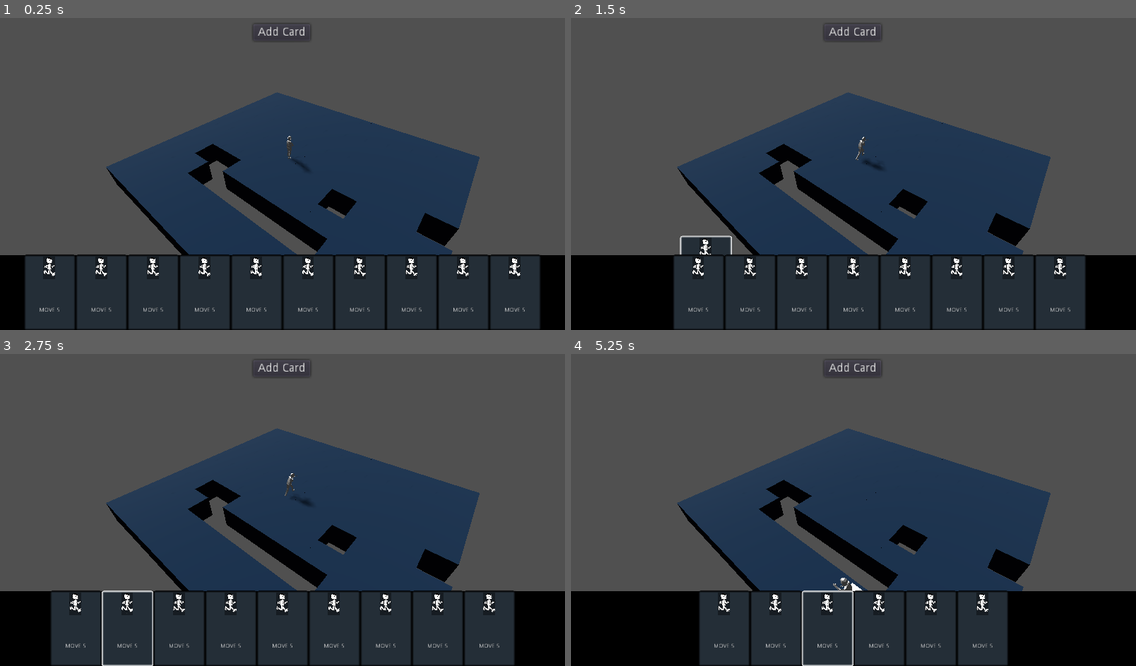
Above: before the commit, frames 1-4 (two rows, left to right).
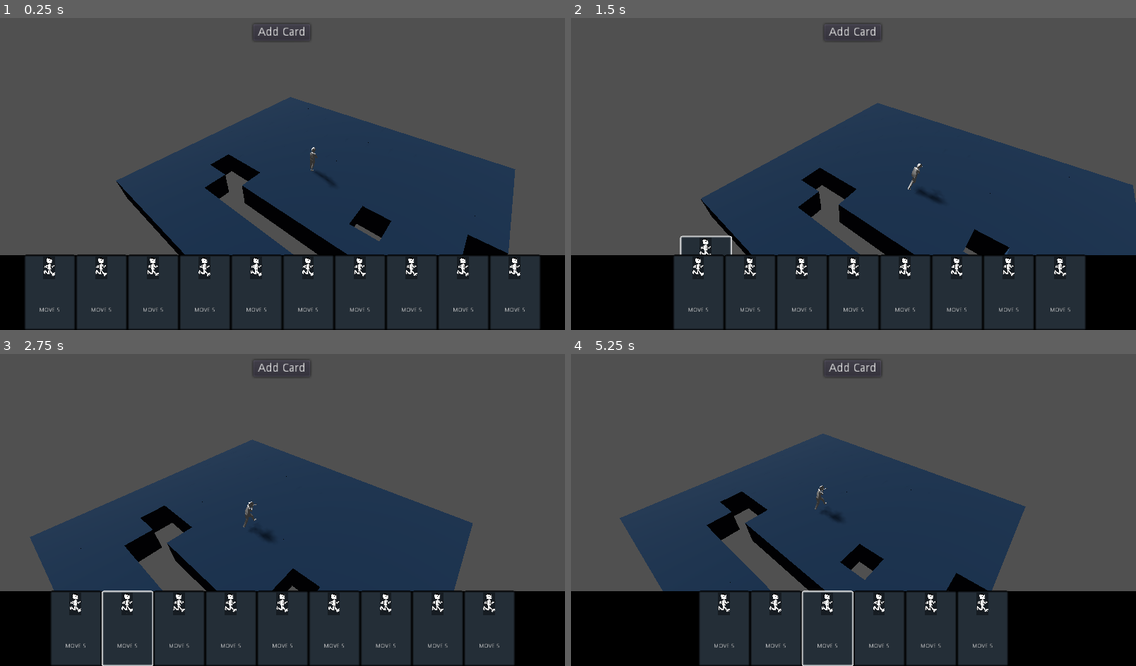
Above: after the commit, the same moments.

Repository: richardbonneau/space-rogue
Game: Godot game, scene res://Main/Main.tscn
The game is run twice, just before and just after one commit, with the same random seed, the same clock (stepped at 60 frames per second) and the same inputs.
Inputs (mouse positions are in pixels of both pictures, inside the frame that each line leads up to):
- Up to frame 1 (0.25 s): no input
- Up to frame 2 (1.5 s): drag from (621, 292) to (910, 102) at 0.52 s; drag from (644, 292) to (825, 236) at 1.27 s
- Up to frame 3 (2.75 s): move the mouse to (129, 628) at 2.02 s; hold D (right, bound only after the commit) from 2.03 s (still down); click (129, 628) at 2.17 s
- Up to frame 4 (5.25 s): release D (right, bound only after the commit) at 2.75 s; drag from (751, 628) to (684, 460) at 2.77 s; drag from (774, 628) to (881, 506) at 3.52 s; drag from (802, 628) to (768, 428) at 4.27 s; move the mouse to (825, 628) at 5.02 s; hold S (down, bound only after the commit) from 5.03 s (still down); click (825, 628) at 5.17 s

The runs differ from the first frame. In frame 1, 7.1% of the frame differs, in the area x 18-92%, y 23-77%; in frame 2, 12%; in frame 3, 12%; in frame 4, 13%, in the area x 8-85%, y 23-77%.
Error in both runs: Invalid call. Nonexistent function 'get_global_transform' in base 'Nil'. (res://Level/Scripts/GameBoard.gd:33)

Commit message:
camera movements

Diff:
--- a/Level/GameBoard.tscn
+++ b/Level/GameBoard.tscn
@@ -1,10 +1,11 @@
-[gd_scene load_steps=9 format=2]
+[gd_scene load_steps=10 format=2]
 
 [ext_resource path="res://Level/Tile.tscn" type="PackedScene" id=1]
 [ext_resource path="res://Entities/Player.tscn" type="PackedScene" id=2]
 [ext_resource path="res://Level/Scripts/GameBoard.gd" type="Script" id=3]
 [ext_resource path="res://Level/Scripts/Camera.gd" type="Script" id=4]
 [ext_resource path="res://Level/Scripts/Pathfinder.gd" type="Script" id=5]
+[ext_resource path="res://Level/Scripts/CameraHolder.gd" type="Script" id=6]
 
 [sub_resource type="Environment" id=1]
 ambient_light_color = Color( 0.305882, 0.305882, 0.305882, 1 )
@@ -27,8 +28,12 @@
 [node name="Pathfinder" type="Node" parent="."]
 script = ExtResource( 5 )
 
-[node name="Camera" type="Camera" parent="."]
+[node name="CameraHolder" type="Spatial" parent="."]
 transform = Transform( 0.766044, -0.413176, 0.492404, 0, 0.766044, 0.642788, -0.642788, -0.492404, 0.586824, 11, 6, 6.4075 )
+script = ExtResource( 6 )
+
+[node name="Camera" type="Camera" parent="CameraHolder"]
+transform = Transform( 1, 0, 0, 0, 1, 0, -2.98023e-08, -2.98023e-08, 1, 0, 0, 0 )
 environment = SubResource( 1 )
 current = true
 size = 20.0
--- a/Level/Scripts/Camera.gd
+++ b/Level/Scripts/Camera.gd
@@ -7,6 +7,8 @@
 
 func _ready():
 	pass
+
+
 
 func clear_highlighted_path():
 	for tile in path:
--- /dev/null
+++ b/Level/Scripts/CameraHolder.gd
@@ -0,0 +1,35 @@
+extends Spatial
+
+
+# Declare member variables here. Examples:
+# var a = 2
+# var b = "text"
+
+
+# Called when the node enters the scene tree for the first time.
+func _ready():
+	pass # Replace with function body.
+
+
+func _process(delta):
+	camera_movement(delta)
+
+
+func camera_movement(var delta):
+	var screen_edge_threshold = 10
+	var screen_scroll_speed = 5
+	var mouse_pos = get_viewport().get_mouse_position()
+	var screen_size = get_viewport().size
+	var move_vec = Vector3()
+
+	if mouse_pos.x < screen_edge_threshold or Input.is_action_pressed("left"):
+		move_vec.z -= 1
+	if mouse_pos.y < screen_edge_threshold or Input.is_action_pressed("up"):
+		move_vec.x += 1
+	if mouse_pos.x > screen_size.x - screen_edge_threshold or Input.is_action_pressed("right"):
+		move_vec.z += 1
+	if mouse_pos.y > screen_size.y - screen_edge_threshold or Input.is_action_pressed("down"):
+		move_vec.x -= 1
+
+	move_vec = move_vec.rotated(Vector3(0,1,0),rotation_degrees.y).normalized()
+	global_translate(move_vec * delta * screen_scroll_speed)
--- a/Level/Scripts/GameBoard.gd
+++ b/Level/Scripts/GameBoard.gd
@@ -23,10 +23,10 @@
 
 func play_card(var card_attributes):
 	if card_attributes.type == "move":
-		$Camera.player_select_tile_for_movement = true
+		$CameraHolder/Camera.player_select_tile_for_movement = true
 
 func start_moving_entity(destTile):
-	$Camera.player_select_tile_for_movement = false
+	$CameraHolder/Camera.player_select_tile_for_movement = false
 	moving_entity.get_node("AnimationPlayer").play("Rifle Run")
 	destination_tile = destTile
 	var entity_tile = moving_entity.get_current_tile()
@@ -57,8 +57,8 @@
 
 
 func _done_moving():
-	$Camera.player_select_tile_for_movement = false
-	$Camera.clear_highlighted_path()
+	$CameraHolder/Camera.player_select_tile_for_movement = false
+	$CameraHolder/Camera.clear_highlighted_path()
 	moving_entity.get_node("AnimationPlayer").play("Rifle Idle")
 	moving_entity.set_rotation(last_entity_rotation)
 	entity_is_moving = false
--- a/Main/Main.tscn
+++ b/Main/Main.tscn
@@ -1,6 +1,6 @@
 [gd_scene load_steps=5 format=2]
 
-[ext_resource path="res://Main.gd" type="Script" id=1]
+[ext_resource path="res://Main/Scripts/Main.gd" type="Script" id=1]
 [ext_resource path="res://UI/Hand.tscn" type="PackedScene" id=2]
 [ext_resource path="res://Level/GameBoard.tscn" type="PackedScene" id=3]
 [ext_resource path="res://UI/Debug.tscn" type="PackedScene" id=4]
--- a/project.godot
+++ b/project.godot
@@ -27,6 +27,33 @@
 window/stretch/mode="viewport"
 window/stretch/aspect="expand"
 
+[input]
+
+left={
+"deadzone": 0.5,
+"events": [ Object(InputEventKey,"resource_local_to_scene":false,"resource_name":"","device":0,"alt":false,"shift":false,"control":false,"meta":false,"command":false,"pressed":false,"scancode":65,"unicode":0,"echo":false,"script":null)
+, Object(InputEventKey,"resource_local_to_scene":false,"resource_name":"","device":0,"alt":false,"shift":false,"control":false,"meta":false,"command":false,"pressed":false,"scancode":16777231,"unicode":0,"echo":false,"script":null)
+ ]
+}
+right={
+"deadzone": 0.5,
+"events": [ Object(InputEventKey,"resource_local_to_scene":false,"resource_name":"","device":0,"alt":false,"shift":false,"control":false,"meta":false,"command":false,"pressed":false,"scancode":68,"unicode":0,"echo":false,"script":null)
+, Object(InputEventKey,"resource_local_to_scene":false,"resource_name":"","device":0,"alt":false,"shift":false,"control":false,"meta":false,"command":false,"pressed":false,"scancode":16777233,"unicode":0,"echo":false,"script":null)
+ ]
+}
+up={
+"deadzone": 0.5,
+"events": [ Object(InputEventKey,"resource_local_to_scene":false,"resource_name":"","device":0,"alt":false,"shift":false,"control":false,"meta":false,"command":false,"pressed":false,"scancode":87,"unicode":0,"echo":false,"script":null)
+, Object(InputEventKey,"resource_local_to_scene":false,"resource_name":"","device":0,"alt":false,"shift":false,"control":false,"meta":false,"command":false,"pressed":false,"scancode":16777232,"unicode":0,"echo":false,"script":null)
+ ]
+}
+down={
+"deadzone": 0.5,
+"events": [ Object(InputEventKey,"resource_local_to_scene":false,"resource_name":"","device":0,"alt":false,"shift":false,"control":false,"meta":false,"command":false,"pressed":false,"scancode":83,"unicode":0,"echo":false,"script":null)
+, Object(InputEventKey,"resource_local_to_scene":false,"resource_name":"","device":0,"alt":false,"shift":false,"control":false,"meta":false,"command":false,"pressed":false,"scancode":16777234,"unicode":0,"echo":false,"script":null)
+ ]
+}
+
 [rendering]
 
 quality/filters/msaa=1
Renamed: Main.gd -> Main/Scripts/Main.gd
